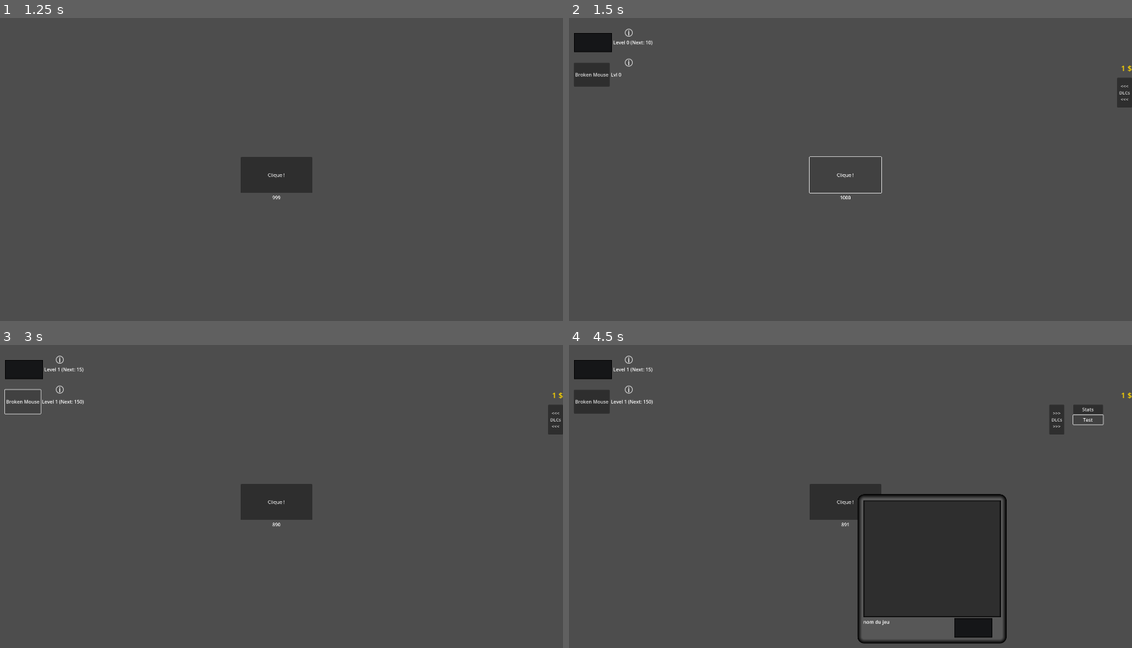
Above: before the commit, frames 1-4 (two rows, left to right).
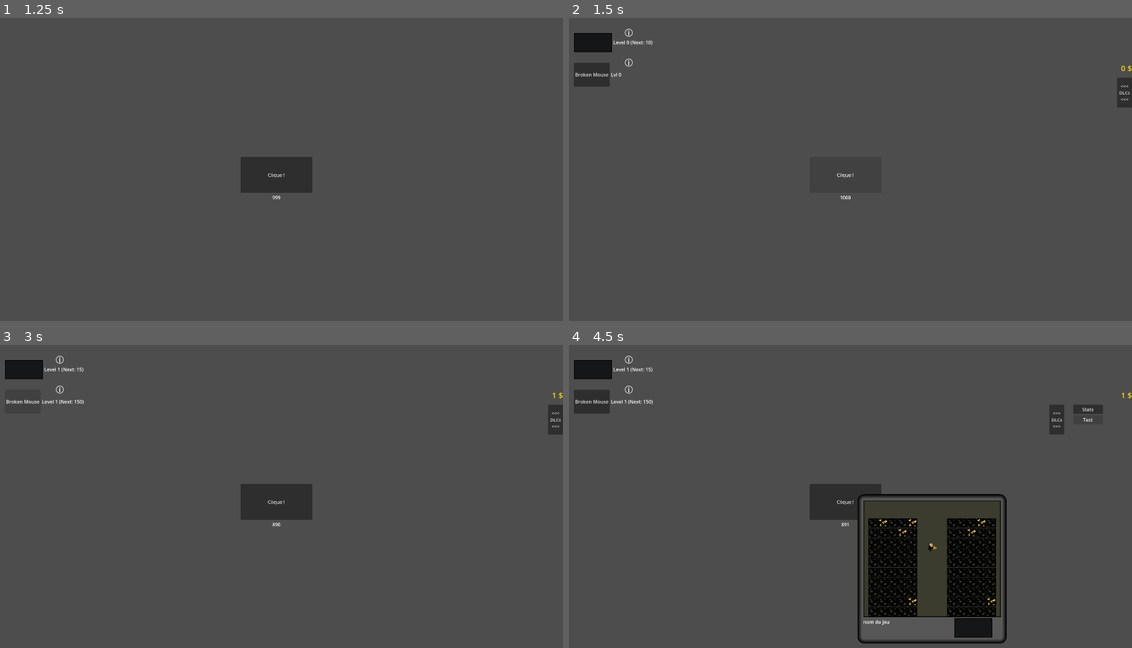
Above: after the commit, the same moments.

Repository: JulienGitAcc/Clicker-Test
Game: Godot game, scene res://main_menu.tscn
The game is run twice, just before and just after one commit, with the same random seed, the same clock (stepped at 60 frames per second) and the same inputs.
Inputs (mouse positions are in pixels of both pictures, inside the frame that each line leads up to):
- Up to frame 1 (1.25 s): click "New Game" at 0.5 s
- Up to frame 2 (1.5 s): click "Clique !" at 1.25 s
- Up to frame 3 (3 s): click (22, 369) at 2 s; click "Broken Mouse" at 2.75 s
- Up to frame 4 (4.5 s): click "<<< DLCs <<<" at 3.5 s; click "Test" at 4.25 s

Frame 1 is identical in both runs. In frame 2, 0.1% of the frame differs, in the area x 42-99%, y 15-58%; in frame 3, less than 0.1%; in frame 4, 4.8%, in the area x 53-96%, y 22-90%.

Commit message:
Ajout du mini jeu Dome Guardian

Diff:
--- a/GameWindow.gd
+++ b/GameWindow.gd
@@ -1,13 +1,27 @@
 extends Control
 
+@export var game_scene: PackedScene
+
+var game_instance: Node = null
 
 @onready var click_quit_button: TextureButton = $GameWindow/VBoxContainer/HBoxContainer/QuitButton
 
 
+
 func _ready() -> void:
 	click_quit_button.pressed.connect(_onQuitButtonPressed)
+	load_game()
 
+
+func load_game():
+	if game_scene:
+		game_instance = game_scene.instantiate()
+		$GameWindow/VBoxContainer/GameContainer.add_child(game_instance)
+	else:
+		print("erreur: aucune scène de jeu assignée")
 
 
 func _onQuitButtonPressed():
+	AllScores.money += AllScores.minigame_score
+	AllScores.minigame_score = 0
 	queue_free()
--- /dev/null
+++ b/all_scores.gd
@@ -0,0 +1,4 @@
+extends Node
+
+var minigame_score = 0
+var money = 0
--- /dev/null
+++ b/block.gd
@@ -0,0 +1,23 @@
+extends StaticBody2D
+
+@export var type: String = "empty"
+var hp = 2
+
+
+
+func _ready():
+	match type:
+		"empty":
+			$Sprite2D.texture = preload("res://assets/MiniGames/DomeGuardian/sprite_dg_emptyblock.png")
+		"gold":
+			$Sprite2D.texture = preload("res://assets/MiniGames/DomeGuardian/sprite_dg_goldblock.png")
+
+func hit():
+	hp -= 1
+	if hp == 1:
+		$Sprite2D.modulate = Color(1,0.7,0.7)
+	elif hp <= 0:
+		if type == "gold":
+			AllScores.minigame_score += 1
+		queue_free()
+	print(AllScores.minigame_score)
--- /dev/null
+++ b/block.tscn
@@ -0,0 +1,18 @@
+[gd_scene load_steps=4 format=3 uid="uid://cu4sqidqr6b2q"]
+
+[ext_resource type="Script" uid="uid://cuqthuso8bbit" path="res://block.gd" id="1_xfwl5"]
+[ext_resource type="Texture2D" uid="uid://1bhovokqpsil" path="res://assets/MiniGames/DomeGuardian/sprite_dg_emptyblock.png" id="2_xfwl5"]
+
+[sub_resource type="RectangleShape2D" id="RectangleShape2D_mk58r"]
+size = Vector2(33, 33)
+
+[node name="Block" type="StaticBody2D"]
+script = ExtResource("1_xfwl5")
+
+[node name="Sprite2D" type="Sprite2D" parent="."]
+position = Vector2(492, 241)
+texture = ExtResource("2_xfwl5")
+
+[node name="CollisionShape2D" type="CollisionShape2D" parent="."]
+position = Vector2(489.5, 242)
+shape = SubResource("RectangleShape2D_mk58r")
--- /dev/null
+++ b/dome_guardian.gd
@@ -0,0 +1,31 @@
+extends Node2D
+
+@export var block_scene: PackedScene
+@export var block_size: Vector2 = Vector2(33, 33)
+
+
+
+func _ready():
+	generate_blocks()
+
+
+func generate_blocks():
+	var start_x = -6 * block_size.x
+	var start_y = -5 * block_size.y
+	var rows = 10
+	var cols = 5
+
+	for row in range(rows):
+		for col in range (cols):
+			spawn_block(Vector2(start_x + col * block_size.x, start_y + row * block_size.y))
+			spawn_block(Vector2((block_size.x * (col + 2)), start_y + row * block_size.y))
+
+
+func spawn_block(pos:Vector2):
+	var block = block_scene.instantiate()
+	block.position = pos
+	if randf() < 0.05:
+		block.type = "gold"
+	else:
+		block.type = "empty"
+	$Blocks.add_child(block)
--- /dev/null
+++ b/dome_guardian.tscn
@@ -0,0 +1,37 @@
+[gd_scene load_steps=7 format=3 uid="uid://b4lbbgo5b6bfa"]
+
+[ext_resource type="Texture2D" uid="uid://olh3tm6xo6x2" path="res://assets/MiniGames/DomeGuardian/sprite_dg_character.png" id="1_6bg2v"]
+[ext_resource type="Script" uid="uid://n6tlmo6unmub" path="res://dome_guardian.gd" id="1_84y3q"]
+[ext_resource type="PackedScene" uid="uid://cu4sqidqr6b2q" path="res://block.tscn" id="2_oxrwk"]
+[ext_resource type="Script" uid="uid://drp1uui1krscg" path="res://miner.gd" id="3_ooabc"]
+
+[sub_resource type="StyleBoxFlat" id="StyleBoxFlat_84y3q"]
+bg_color = Color(0.6, 0.6, 0.1882353, 0.12156863)
+
+[sub_resource type="RectangleShape2D" id="RectangleShape2D_oxrwk"]
+size = Vector2(31, 27)
+
+[node name="DomeGuardian" type="Node2D"]
+script = ExtResource("1_84y3q")
+block_scene = ExtResource("2_oxrwk")
+
+[node name="Panel" type="Panel" parent="."]
+custom_minimum_size = Vector2(460, 390)
+offset_left = 1.0
+offset_right = 461.0
+offset_bottom = 390.0
+theme_override_styles/panel = SubResource("StyleBoxFlat_84y3q")
+
+[node name="Blocks" type="Node2D" parent="."]
+position = Vector2(-259, 0)
+
+[node name="Miner" type="CharacterBody2D" parent="."]
+position = Vector2(231, 158)
+script = ExtResource("3_ooabc")
+
+[node name="Sprite2D" type="Sprite2D" parent="Miner"]
+position = Vector2(1, 1)
+texture = ExtResource("1_6bg2v")
+
+[node name="CollisionShape2D" type="CollisionShape2D" parent="Miner"]
+shape = SubResource("RectangleShape2D_oxrwk")
--- a/game.tscn
+++ b/game.tscn
@@ -119,6 +119,7 @@
 [node name="ClickButton" type="Button" parent="CenterContainer/VBoxContainer"]
 custom_minimum_size = Vector2(240, 120)
 layout_mode = 2
+focus_mode = 0
 text = "Clique !"
 
 [node name="ScoreLabel" type="Label" parent="CenterContainer/VBoxContainer"]
@@ -137,6 +138,7 @@
 [node name="UpgradeButton1" type="TextureButton" parent="UpgradeContainer1"]
 custom_minimum_size = Vector2(128, 64)
 layout_mode = 2
+focus_mode = 0
 texture_normal = ExtResource("3_ryrav")
 texture_pressed = ExtResource("4_eow3j")
 texture_hover = ExtResource("5_j5wjh")
@@ -159,6 +161,7 @@
 layout_mode = 2
 size_flags_horizontal = 0
 size_flags_vertical = 0
+focus_mode = 0
 text = "Broken Mouse"
 
 [node name="UpgradeLabel2" type="Label" parent="UpgradeContainer2"]
@@ -225,6 +228,7 @@
 offset_left = 1870.0
 offset_right = 1920.0
 offset_bottom = 100.0
+focus_mode = 0
 theme_override_constants/outline_size = 0
 theme_override_constants/h_separation = 4
 theme_override_constants/align_to_largest_stylebox = 0
@@ -263,6 +267,7 @@
 offset_top = 200.0
 offset_right = 1920.0
 offset_bottom = 300.0
+focus_mode = 0
 theme_override_constants/outline_size = 0
 theme_override_constants/h_separation = 4
 theme_override_constants/align_to_largest_stylebox = 0
@@ -282,6 +287,7 @@
 
 [node name="DLCStatsButton" type="Button" parent="DLCsGroup/VBoxContainer"]
 layout_mode = 2
+focus_mode = 0
 theme_override_constants/h_separation = 4
 theme_override_constants/line_spacing = 0
 text = "Stats"
@@ -289,6 +295,7 @@
 [node name="DLCTestButton" type="Button" parent="DLCsGroup/VBoxContainer"]
 custom_minimum_size = Vector2(100, 31)
 layout_mode = 2
+focus_mode = 0
 text = "Test"
 
 [node name="MoneyCount" type="RichTextLabel" parent="."]
--- a/main.gd
+++ b/main.gd
@@ -2,7 +2,6 @@
 
 var score: int = 999
 var score_total: int = 999
-var money: int = 0
 var next_money_gain: float = 1000
 var money_level: int = 0
 var upgrade_1_level: int = 0
@@ -12,6 +11,7 @@
 var upgrade_2_cost: int = 100
 var upgrade_2_shown: bool = false
 var time_accumulator = 0.0
+
 
 
 
@@ -73,7 +73,7 @@
 	upgrade_button_1.disabled = score < upgrade_1_cost
 	upgrade_button_2.disabled = score < upgrade_2_cost
 	if is_instance_valid(dlc_stats_button):
-		dlc_stats_button.disabled = money < 1
+		dlc_stats_button.disabled = AllScores.money < 1
 	time_accumulator += delta
 	if time_accumulator >= 1.0:
 		score += upgrade_2_level
@@ -204,13 +204,14 @@
 	stat_click_label2.text = str(upgrade_2_level) + " Clicks / Second"
 
 func _check_score():
+	money_count.text = str(AllScores.money) + " $"
+
 	if score_total >= 1000 and not money_count.visible:
 		money_count.visible = true
 		dlcs_button.visible = true
 
 	while score_total >= next_money_gain:
-		money += 1
-		money_count.text = str(money) + " $"
+		AllScores.money += 1
 		next_money_gain *= 2
 
 func _onSkillStatsButton_pressed():
@@ -220,7 +221,6 @@
 
 func _onDLCTestButton_pressed():
 	var game_window = preload("res://window.tscn")
-
 	var window_instance = game_window.instantiate()
-
+	window_instance.game_scene = preload("res://dome_guardian.tscn")
 	add_child(window_instance)
--- /dev/null
+++ b/miner.gd
@@ -0,0 +1,49 @@
+extends CharacterBody2D
+
+@export var speed = 75
+
+var stunned = false
+
+
+func _process(delta):
+
+	if stunned:
+		return
+
+
+	var input_vector = Vector2.ZERO
+
+	if Input.is_action_pressed("ui_up") or Input.is_action_pressed("move_up"):
+		input_vector.y -= 1
+	if Input.is_action_pressed("ui_down") or Input.is_action_pressed("move_down"):
+		input_vector.y += 1
+	if Input.is_action_pressed("ui_left") or Input.is_action_pressed("move_left"):
+		input_vector.x -= 1
+	if Input.is_action_pressed("ui_right") or Input.is_action_pressed("move_right"):
+		input_vector.x += 1
+
+	if input_vector != Vector2.ZERO:
+		input_vector = input_vector.normalized() * speed
+		move_and_collide(input_vector * delta)
+
+		if input_vector.x != 0:
+			$Sprite2D.flip_h = input_vector.x < 0
+
+
+	var collision = move_and_collide(input_vector * delta)
+	if collision:
+		var block = collision.get_collider()
+		block.hit()
+		stunned = true
+
+		var bounce_distance = -input_vector.normalized() * 20
+		var t = create_tween()
+		t.tween_property($Sprite2D, "position", bounce_distance, 0.2)
+		t.tween_property($Sprite2D, "position", Vector2.ZERO, 0.2)
+
+		await get_tree().create_timer(0.4).timeout
+		stunned = false
+
+	const GAME_BOUNDS = Rect2(Vector2.ZERO, Vector2(445, 375))
+	position.x = clamp(position.x, GAME_BOUNDS.position.x + 15, GAME_BOUNDS.end.x)
+	position.y = clamp(position.y, GAME_BOUNDS.position.y + 15, GAME_BOUNDS.end.y)
--- /dev/null
+++ b/minigame_score.gd
@@ -0,0 +1,4 @@
+extends Node
+
+var minigame_score = 0
+var money = 1
--- a/project.godot
+++ b/project.godot
@@ -15,12 +15,39 @@
 config/features=PackedStringArray("4.5", "Mobile")
 config/icon="res://icon.svg"
 
+[autoload]
+
+AllScores="*res://all_scores.gd"
+
 [display]
 
 window/size/viewport_width=1920
 window/size/viewport_height=1080
 window/stretch/mode="viewport"
 
+[input]
+
+move_up={
+"deadzone": 0.2,
+"events": [Object(InputEventKey,"resource_local_to_scene":false,"resource_name":"","device":-1,"window_id":0,"alt_pressed":false,"shift_pressed":false,"ctrl_pressed":false,"meta_pressed":false,"pressed":false,"keycode":0,"physical_keycode":87,"key_label":0,"unicode":122,"location":0,"echo":false,"script":null)
+]
+}
+move_down={
+"deadzone": 0.2,
+"events": [Object(InputEventKey,"resource_local_to_scene":false,"resource_name":"","device":-1,"window_id":0,"alt_pressed":false,"shift_pressed":false,"ctrl_pressed":false,"meta_pressed":false,"pressed":false,"keycode":0,"physical_keycode":83,"key_label":0,"unicode":115,"location":0,"echo":false,"script":null)
+]
+}
+move_left={
+"deadzone": 0.2,
+"events": [Object(InputEventKey,"resource_local_to_scene":false,"resource_name":"","device":-1,"window_id":0,"alt_pressed":false,"shift_pressed":false,"ctrl_pressed":false,"meta_pressed":false,"pressed":false,"keycode":0,"physical_keycode":65,"key_label":0,"unicode":113,"location":0,"echo":false,"script":null)
+]
+}
+move_right={
+"deadzone": 0.2,
+"events": [Object(InputEventKey,"resource_local_to_scene":false,"resource_name":"","device":-1,"window_id":0,"alt_pressed":false,"shift_pressed":false,"ctrl_pressed":false,"meta_pressed":false,"pressed":false,"keycode":0,"physical_keycode":68,"key_label":0,"unicode":100,"location":0,"echo":false,"script":null)
+]
+}
+
 [rendering]
 
 renderer/rendering_method="mobile"
--- a/window.tscn
+++ b/window.tscn
@@ -29,6 +29,7 @@
 border_blend = true
 
 [node name="Window" type="Control"]
+process_mode = 3
 layout_mode = 3
 anchors_preset = 15
 anchor_right = 1.0
@@ -58,6 +59,9 @@
 size_flags_vertical = 3
 theme_override_styles/panel = SubResource("StyleBoxFlat_tg7ok")
 
+[node name="SubViewport" type="SubViewport" parent="GameWindow/VBoxContainer/GameContainer"]
+size = Vector2i(460, 392)
+
 [node name="HBoxContainer" type="HBoxContainer" parent="GameWindow/VBoxContainer"]
 layout_mode = 2
 
Not shown, added: all_scores.gd.uid
Binary file added: assets/MiniGames/DomeGuardian/sprite_dg_character.png
Not shown, added: assets/MiniGames/DomeGuardian/sprite_dg_character.png.import
Binary file added: assets/MiniGames/DomeGuardian/sprite_dg_emptyblock.png
Not shown, added: assets/MiniGames/DomeGuardian/sprite_dg_emptyblock.png.import
Binary file added: assets/MiniGames/DomeGuardian/sprite_dg_goldblock.png
Not shown, added: assets/MiniGames/DomeGuardian/sprite_dg_goldblock.png.import
Not shown, added: block.gd.uid
Not shown, added: dome_guardian.gd.uid
Not shown, added: miner.gd.uid
Not shown, added: minigame_score.gd.uid
Not shown, added: assets/MiniGames/DomeGuardian/domeguardiancharacter.pxo
(and 2 more such lines)
